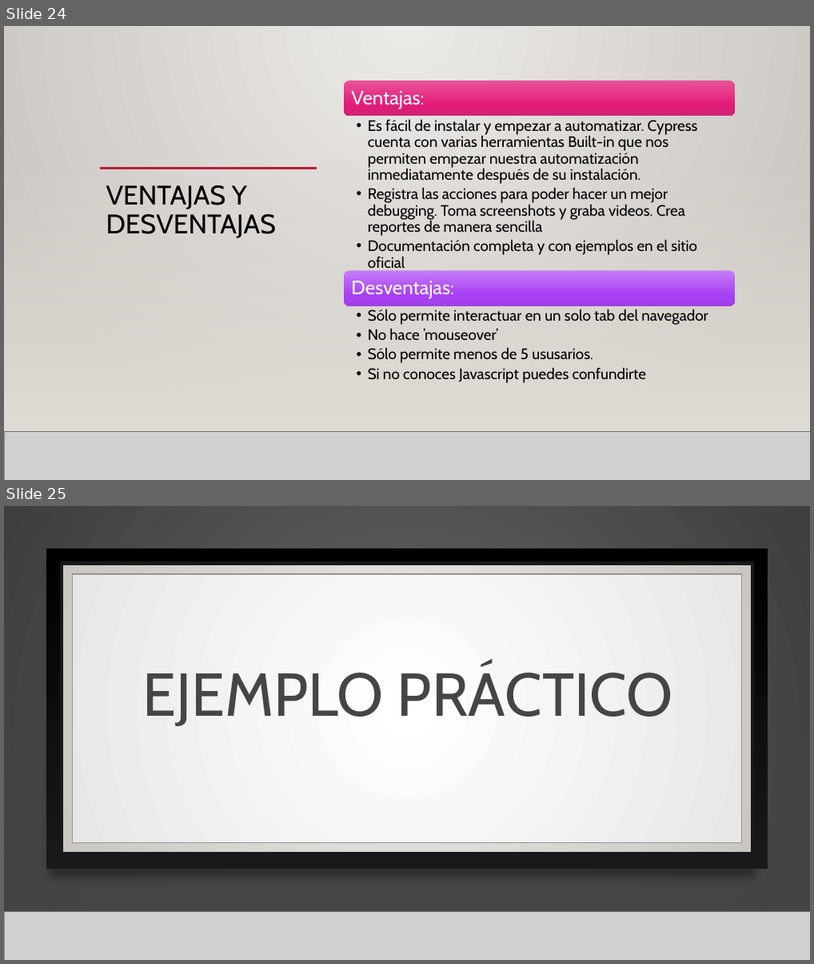
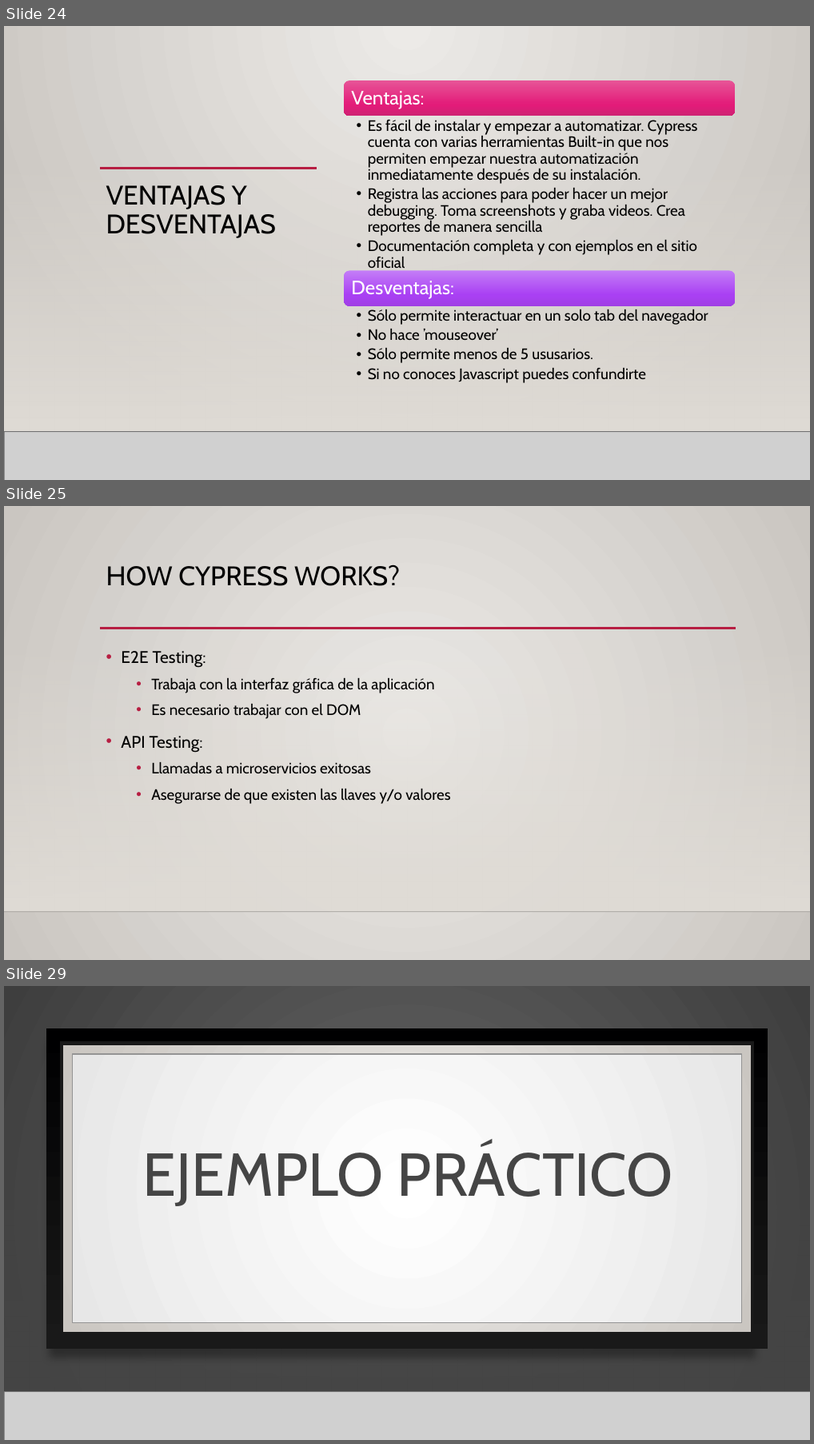
Before and after one commit to hdelreal/CypressTutorial, a slide deck: QA Automation.pptx. Shown one above the other, each under a label of ours: slides 24 and 25 before the commit, slides 24, 25 and 29 after it; the slides between them are not shown. The pictures are 814x964 and 814x1444 pixels, drawn with LibreOffice and Linux fonts; fonts in the diff are those of the drawing; grey boxes stand for pictures; background and template pictures are left out. Boxes give left, top, right and bottom in pixels: in the first picture for what was removed or moved away, otherwise in the second. Text is boxed around its words. In the diff, an @@ line names an element or a change of style, - is before the commit and + after.

Commit message:
Add new slides's version

```diff
--- a/QA Automation.pptx
+++ b/QA Automation.pptx
@@ slide 25 added at [4,506,810,960], background gradient #ECEAE7 to #CAC7C1; not listed: 3 template elements that a slide beside it also shows @@
@@ title added at [106,565,400,586], 32 pt, text #000000 @@
+HOW CYPRESS WORKS?
@@ text added at [121,651,450,804], 18 pt, text #000000 @@
+• E2E Testing:
+  • Trabaja con la interfaz gráfica de la aplicación
+  • Es necesario trabajar con el DOM
+• API Testing:
+  • Llamadas a microservicios exitosas
+  • Asegurarse de que existen las llaves y/o valores
@@ what was slide 25 is now slide 29 @@
```
Also in this commit, not shown: 3 other slides added.
